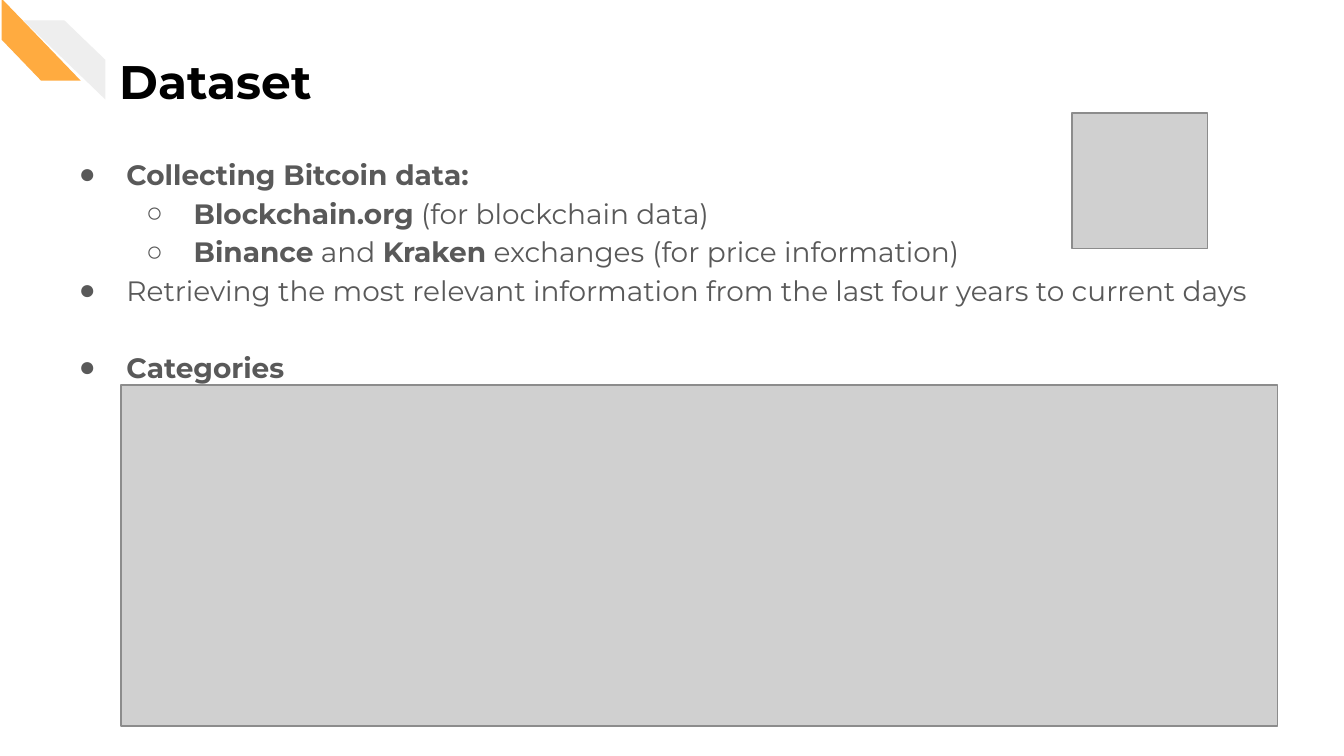
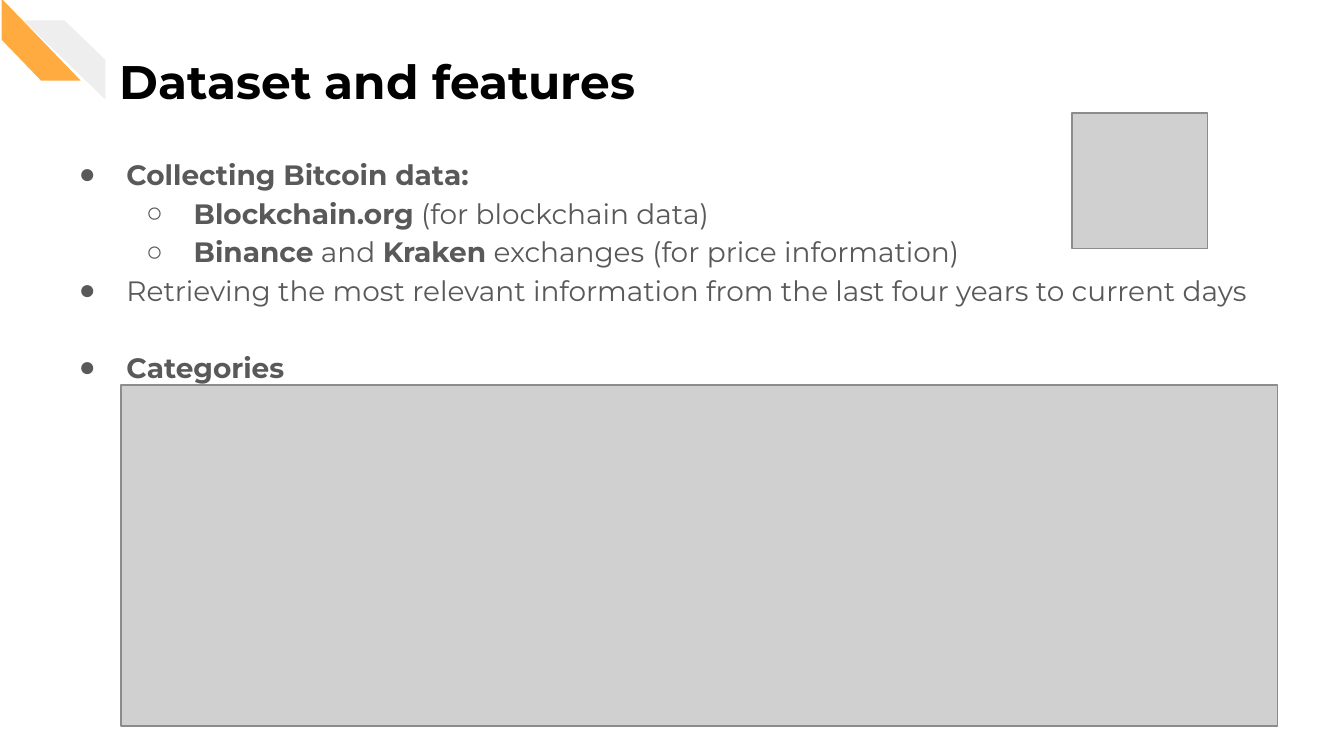
Before and after one commit to CorsiDanilo/bitcoin-price-prediction-with-pyspark, a slide deck: slide 10 of presentation/presentation.pptx. Drawn at 1344x756 pixels with LibreOffice and Linux fonts; fonts in the diff are those of the drawing; grey boxes stand for pictures. Boxes give left, top, right and bottom in pixels: in the first picture for what was removed or moved away, otherwise in the second. Text is boxed around its words. In the diff, an @@ line names an element or a change of style, - is before the commit and + after.

```diff
--- a/presentation/presentation.pptx
+++ b/presentation/presentation.pptx
@@ title at bbox=[119, 63, 635, 100]: text changed @@
-Dataset
+Dataset and features
```
Also in this commit, not shown: 12 other slides changed, 3 slides added, 9 other files.
